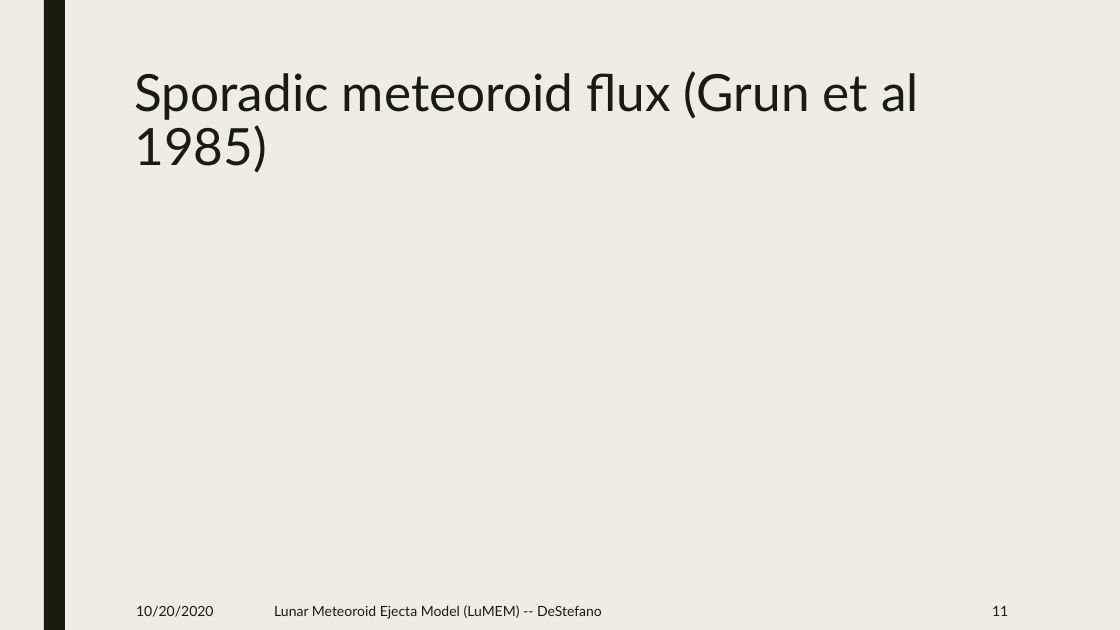
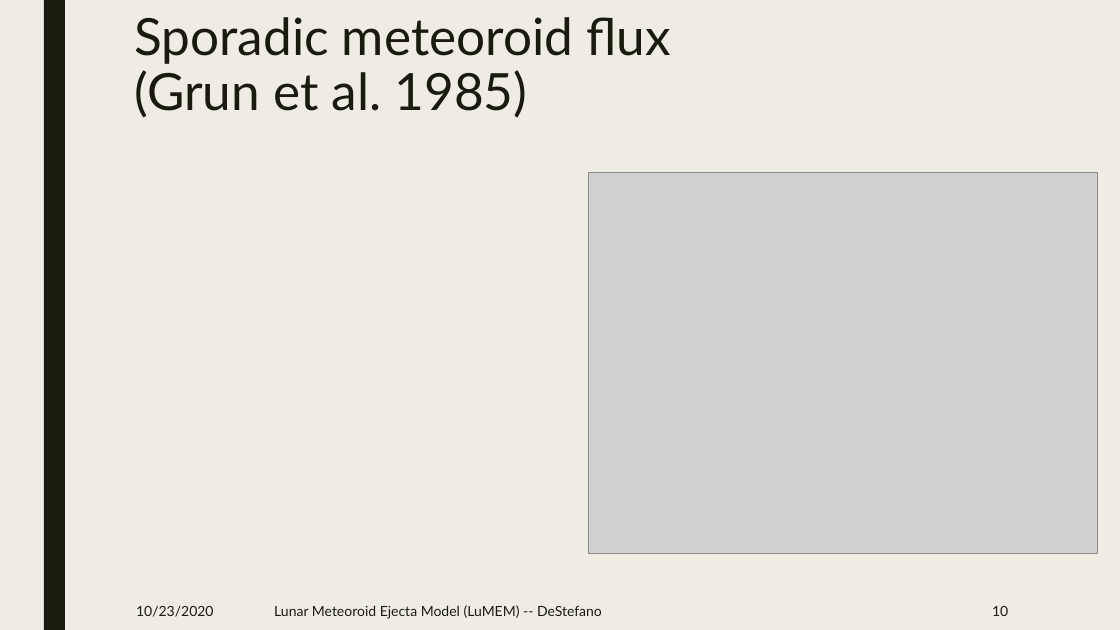
Before and after one commit to pmbremner/LunarEjecta, a slide deck: slide 10 of Presentation/Lunar_Secondary_Ejecta_Model.pptx (slide 11 before the commit). Drawn at 1120x630 pixels with LibreOffice and Linux fonts; fonts in the diff are those of the drawing; grey boxes stand for pictures. Boxes give left, top, right and bottom in pixels: in the first picture for what was removed or moved away, otherwise in the second. Text is boxed around its words. In the diff, an @@ line names an element or a change of style, - is before the commit and + after.

```diff
--- a/Presentation/Lunar_Secondary_Ejecta_Model.pptx
+++ b/Presentation/Lunar_Secondary_Ejecta_Model.pptx
@@ title at (134,17,670,118): text changed @@
-Sporadic meteoroid flux (Grun et al 1985)
+Sporadic meteoroid flux
+(Grun et al. 1985)
@@ picture added at (589,172,1098,554) @@
@@ text at (136,605,213,617): text changed @@
-10/20/2020
+10/23/2020
@@ page number at (992,606,1008,616): text changed @@
-11
+10
```
Also in this commit, not shown: 12 other slides changed, 10 slides added, 7 other files.
